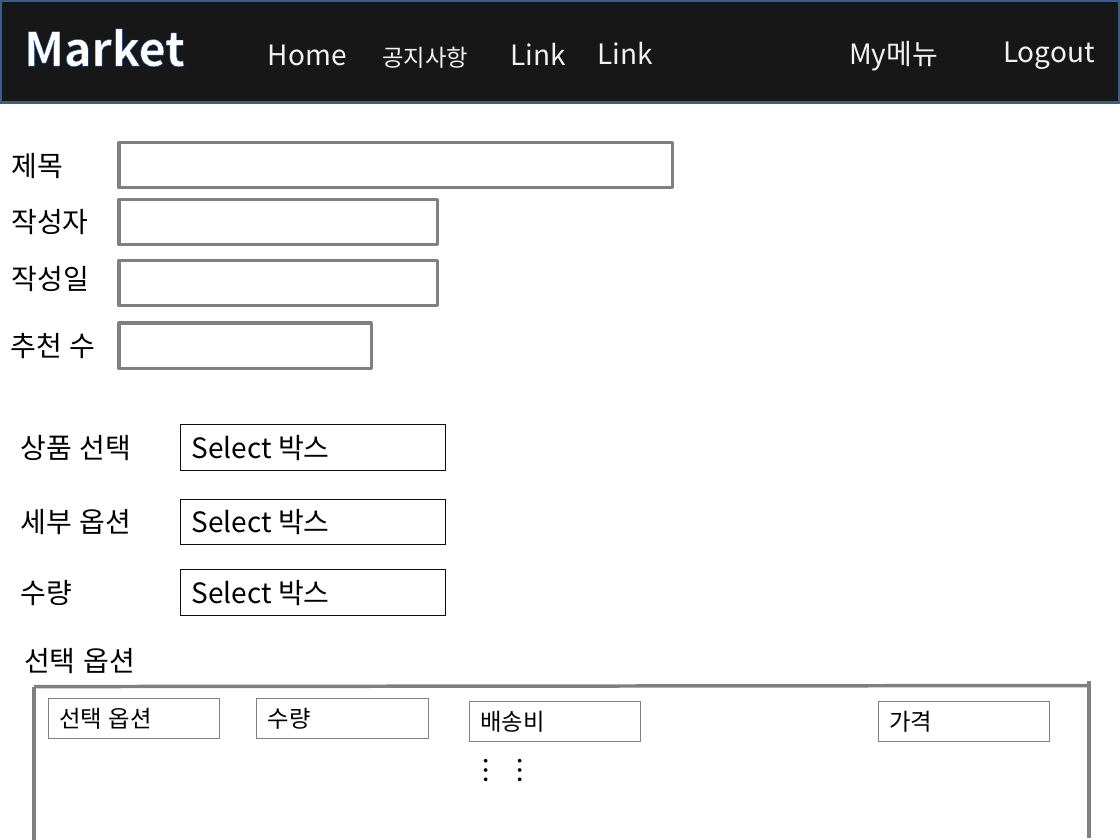
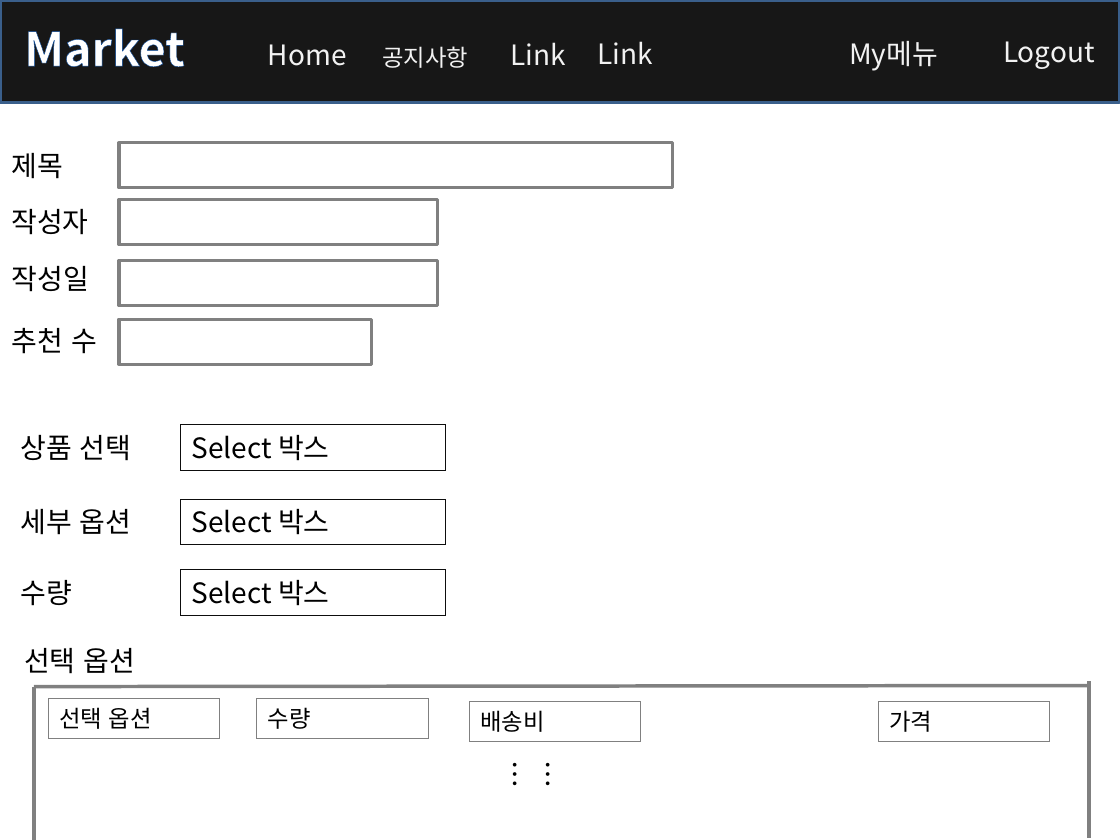
Before and after one commit to rosangels2/market, a slide deck: slide 11 of 포트폴리오/스토리보드/스토리보드.pptx. Drawn at 1120x840 pixels with LibreOffice and Linux fonts; fonts in the diff are those of the drawing. Boxes give left, top, right and bottom in pixels: in the first picture for what was removed or moved away, otherwise in the second. Text is boxed around its words. In the diff, an @@ line names an element or a change of style, - is before the commit and + after.

```diff
--- a/포트폴리오/스토리보드/스토리보드.pptx
+++ b/포트폴리오/스토리보드/스토리보드.pptx
@@ text "추천 수": place and size @@
-text "추천 수" at (10,333,96,359)
+text "추천 수" at (12,328,97,354)
@@ rectangle: place and size @@
-rectangle at (119,323,371,367)
+rectangle at (119,319,371,364)
@@ text "……": place and size @@
-text "……" at (486,746,542,800)
+text "……" at (514,750,570,804)
```
Also in this commit, not shown: 5 other slides changed, 1 other file.
